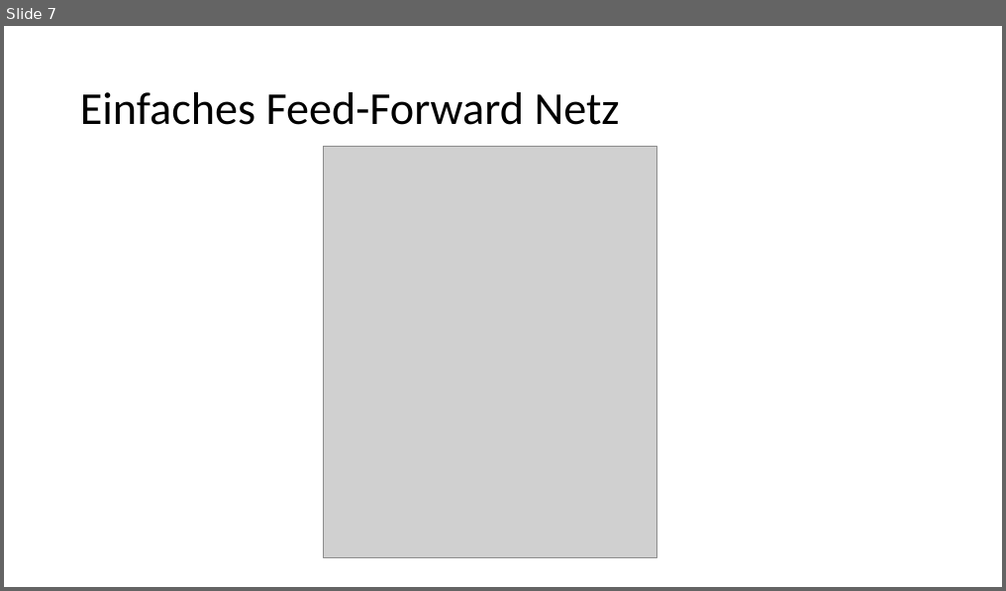
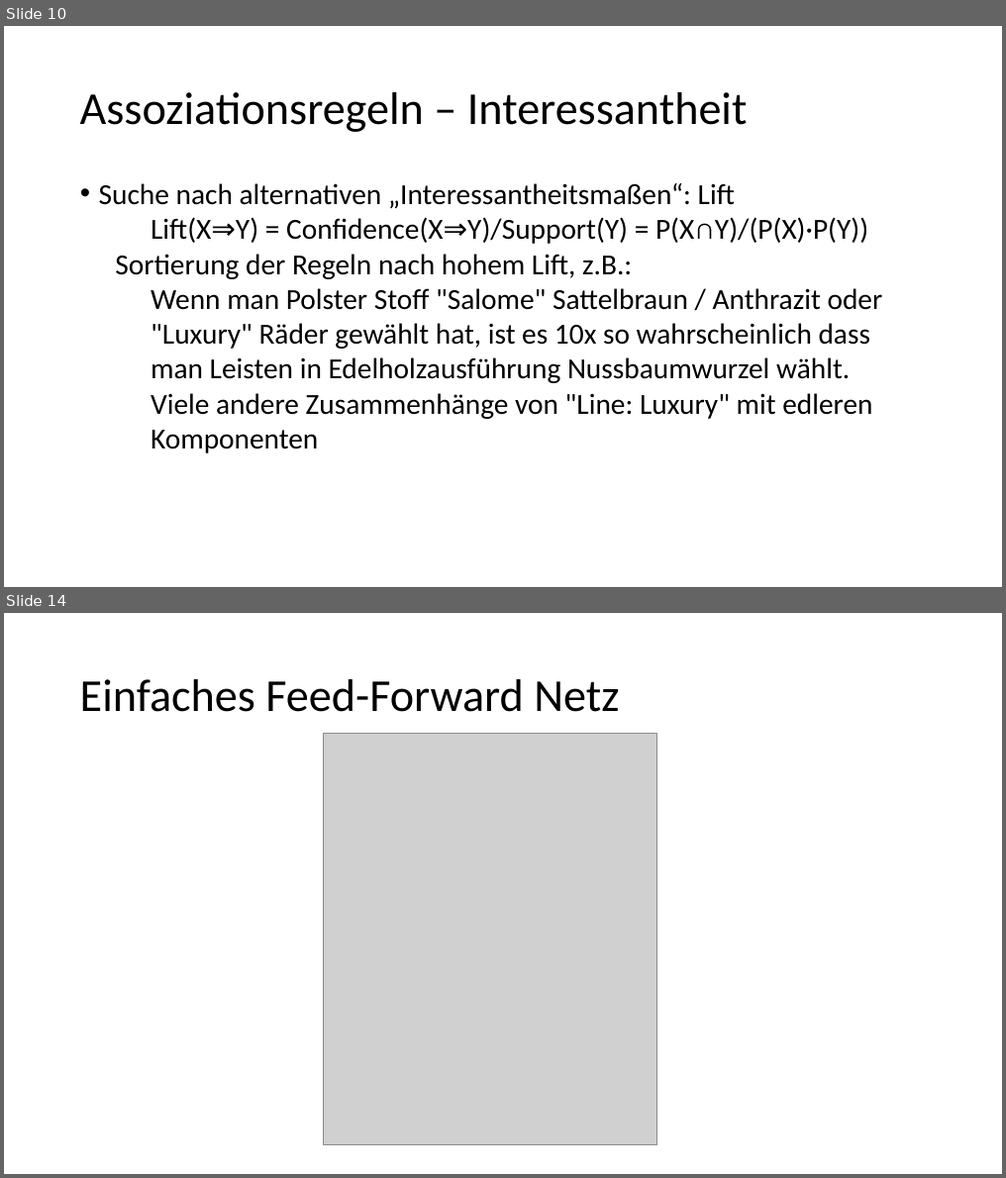
Before and after one commit to ML-KA/ag-dank, a slide deck: DANK Data Challenge.pptx. Shown one above the other, each under a label of ours: slide 7 before the commit, slides 10 and 14 after it; the slides between them are not shown. The pictures are 1006x591 and 1006x1178 pixels, drawn with LibreOffice and Linux fonts; fonts in the diff are those of the drawing; grey boxes stand for pictures. Boxes give left, top, right and bottom in pixels: in the first picture for what was removed or moved away, otherwise in the second. Text is boxed around its words. In the diff, an @@ line names an element or a change of style, - is before the commit and + after.

```diff
--- a/DANK Data Challenge.pptx
+++ b/DANK Data Challenge.pptx
@@ slide 10 added at box(4, 26, 1002, 587), background #FFFFFF @@
@@ text added at box(80, 92, 747, 132), 44 pt, text #000000 @@
+Assoziationsregeln – Interessantheit
@@ text added at box(99, 183, 883, 454), 28 pt, text #000000 @@
+• Suche nach alternativen „Interessantheitsmaßen“: Lift
+  − Lift(X⇒Y) = Confidence(X⇒Y)/Support(Y) = P(X∩Y)/(P(X)·P(Y))
+● Sortierung der Regeln nach hohem Lift, z.B.:
+  − Wenn man Polster Stoff "Salome" Sattelbraun / Anthrazit oder "Luxury" Räder gewählt hat, ist es 10x so wahrscheinlich dass man Leisten in Edelholzausführung Nussbaumwurzel wählt.
+  − Viele andere Zusammenhänge von "Line: Luxury" mit edleren Komponenten
@@ what was slide 7 is now slide 14 @@
```
Also in this commit, not shown: 7 slides changed, 10 other slides added, 1 other file.
